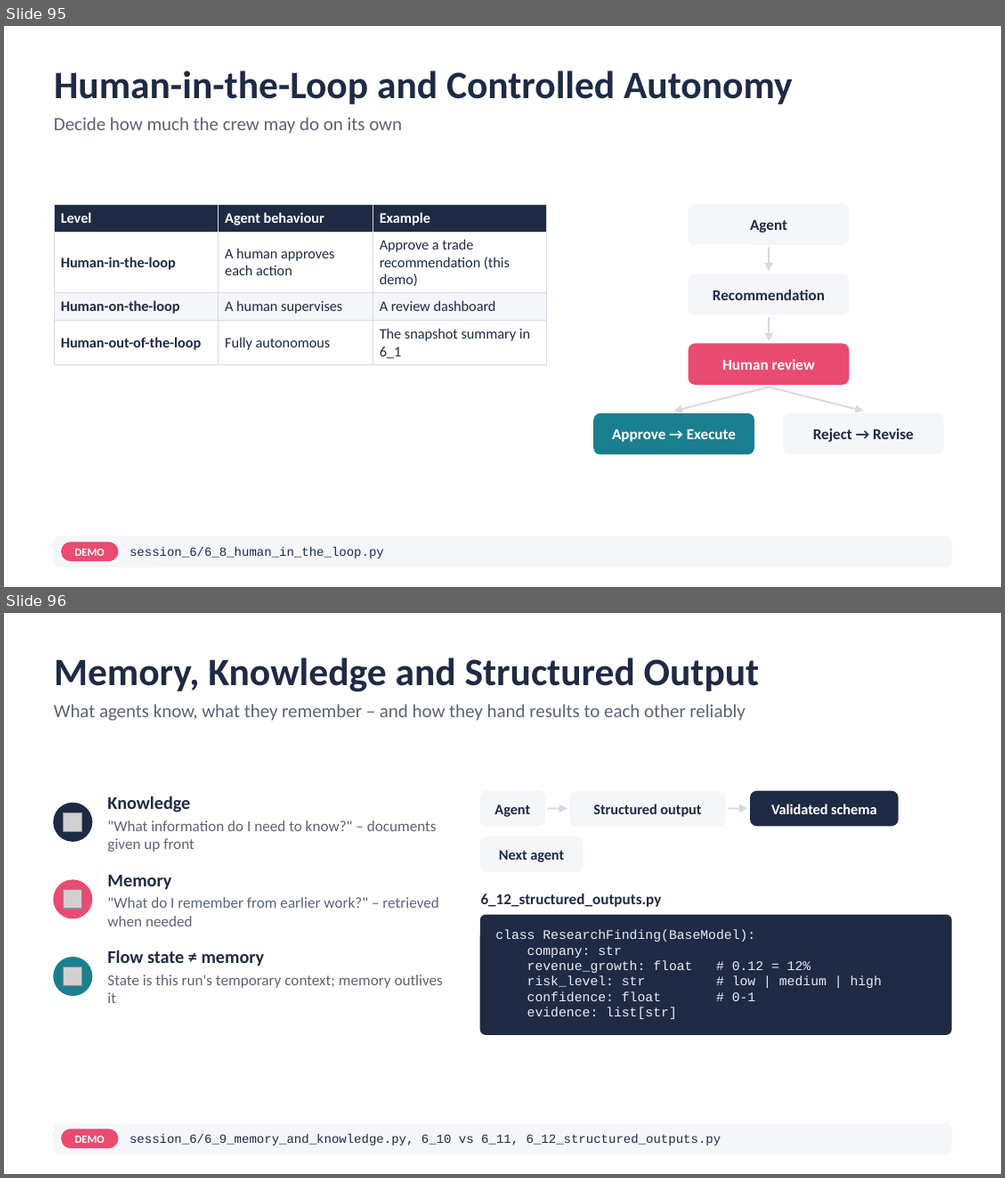
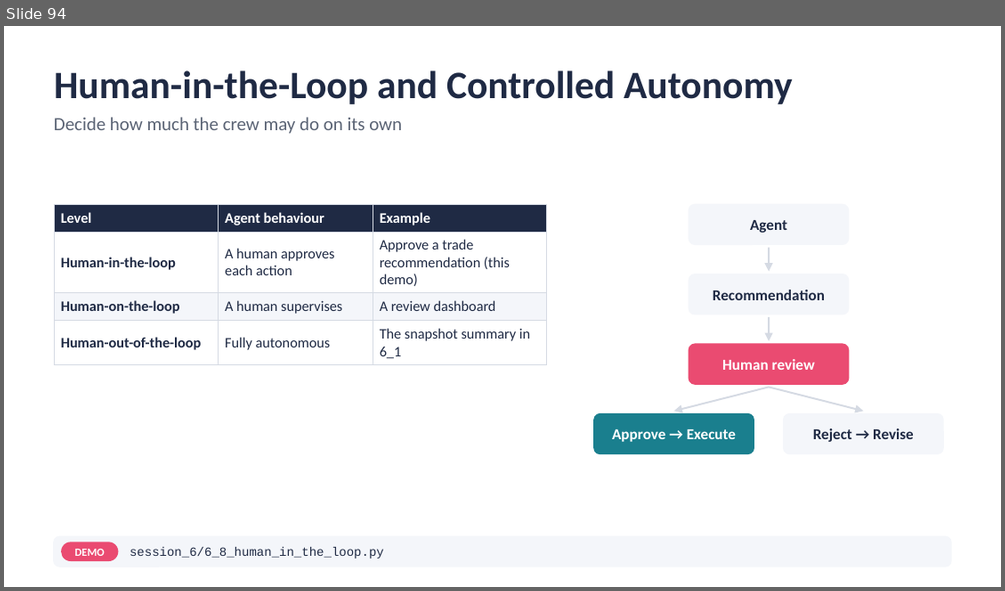
Before and after one commit to atulkahatecdac/agenticai, a slide deck: 16_PGP-Agentic/PGP_Agentic_AI.pptx. Shown one above the other, each under a label of ours: slides 95 and 96 before the commit, slide 94 after it. The pictures are 1005x1178 and 1005x591 pixels, drawn with LibreOffice and Linux fonts; fonts in the diff are those of the drawing; grey boxes stand for pictures. Boxes give left, top, right and bottom in pixels: in the first picture for what was removed or moved away, otherwise in the second. Text is boxed around its words. In the diff, an @@ line names an element or a change of style, - is before the commit and + after.

```diff
--- a/16_PGP-Agentic/PGP_Agentic_AI.pptx
+++ b/16_PGP-Agentic/PGP_Agentic_AI.pptx
@@ slide 96 removed at [4, 613, 1001, 1174], background #FFFFFF @@
@@ title removed at [54, 657, 760, 692] @@
-Memory, Knowledge and Structured Output
@@ text removed at [54, 704, 744, 721] @@
-What agents know, what they remember – and how they hand results to each other reliably
@@ text removed at [107, 795, 437, 852] @@
-Knowledge
-"What information do I need to know?" – documents given up front
@@ rounded rectangle removed at [480, 791, 544, 826] @@
@@ rounded rectangle removed at [570, 791, 725, 826] @@
@@ rounded rectangle removed at [751, 791, 898, 826] @@
@@ ellipse removed at [54, 803, 92, 841] @@
@@ picture removed at [63, 812, 81, 831] @@
@@ text removed at [494, 804, 530, 817] @@
-Agent
@@ arrow removed from (547, 809) to (567, 809) @@
@@ text removed at [593, 803, 701, 817] @@
-Structured output
@@ arrow removed from (728, 809) to (748, 809) @@
@@ text removed at [771, 803, 876, 814] @@
-Validated schema
@@ rounded rectangle removed at [480, 837, 582, 871] @@
@@ text removed at [499, 850, 564, 862] @@
-Next agent
@@ text removed at [107, 875, 438, 926] @@
-Memory
-"What do I remember from earlier work?" – retrieved when needed
@@ ellipse removed at [54, 880, 92, 918] @@
@@ picture removed at [63, 889, 81, 908] @@
@@ text removed at [481, 893, 662, 907] @@
-6_12_structured_outputs.py
@@ rounded rectangle removed at [480, 915, 951, 1034] @@
@@ text removed at [495, 929, 882, 1019] @@
-class ResearchFinding(BaseModel):
-company: str
-revenue_growth: float # 0.12 = 12%
-risk_level: str # low | medium | high
-confidence: float # 0-1
-evidence: list[str]
@@ ellipse removed at [54, 957, 92, 995] @@
@@ text removed at [107, 949, 443, 1003] @@
-Flow state ≠ memory
-State is this run's temporary context; memory outlives it
@@ picture removed at [63, 967, 81, 986] @@
@@ rounded rectangle removed at [54, 1123, 951, 1153] @@
@@ rounded rectangle removed at [62, 1129, 118, 1147] @@
@@ text removed at [75, 1135, 105, 1143] @@
-DEMO
@@ text removed at [129, 1134, 721, 1145] @@
-session_6/6_9_memory_and_knowledge.py, 6_10 vs 6_11, 6_12_structured_outputs.py
@@ what was slide 95 is now slide 94 @@
```
Also in this commit, not shown: 14 slides changed, 1 other slide removed, 12 other files.
